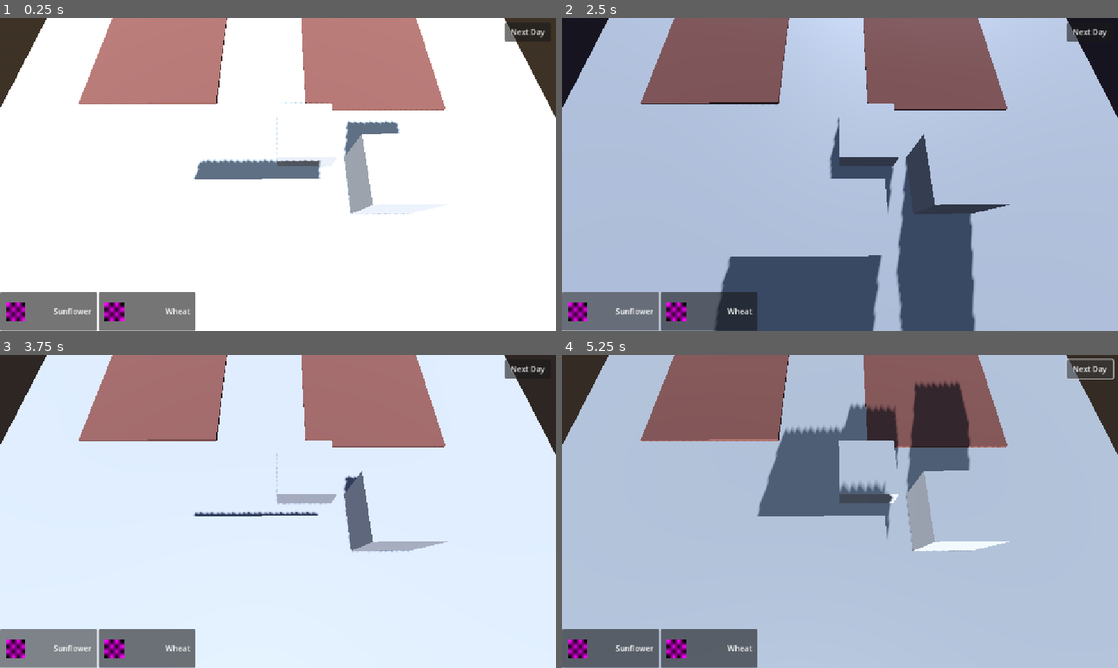
Above: before the commit, frames 1-4 (two rows, left to right).
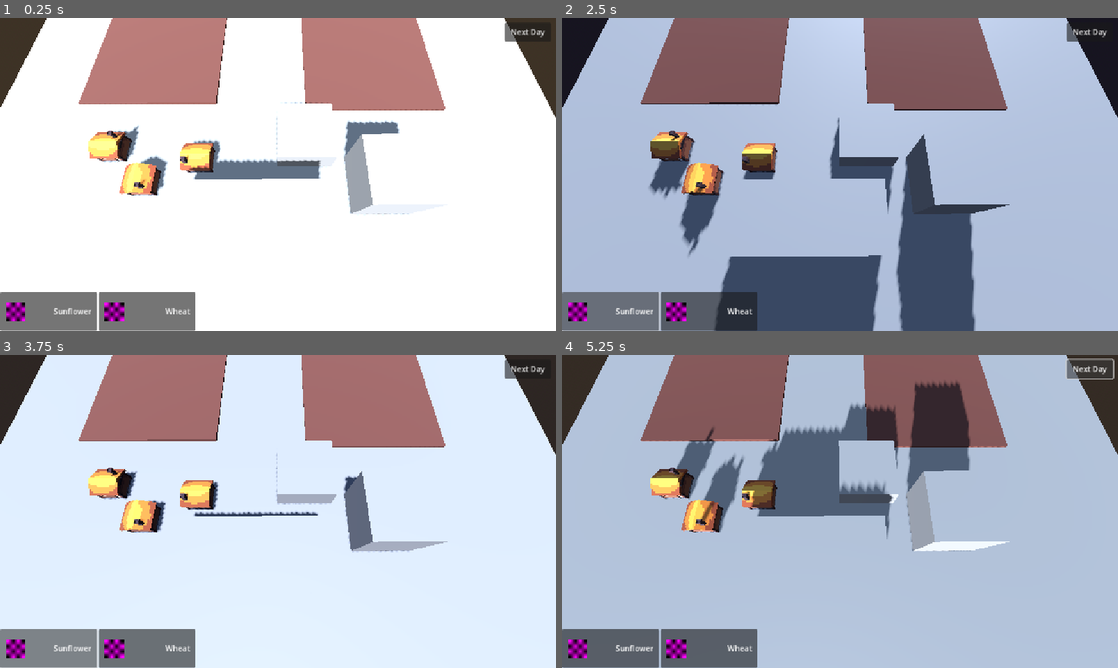
Above: after the commit, the same moments.

Repository: ToBinio/secrets-of-soil
Game: Godot game, scene res://scenes/main.tscn
Two runs of this game, one before a commit and one after it. Both use one fixed random seed, a clock stepped at 60 frames per second and the inputs below.
Inputs:
- Up to frame 1 (0.25 s): no input
- Up to frame 2 (2.5 s): click "Next Day" at 0.5 s; click "Next Day" at 1.25 s; click "Sunflower" at 2 s
- Up to frame 3 (3.75 s): click "Wheat" at 2.75 s; click "Sunflower" at 3.5 s
- Up to frame 4 (5.25 s): click "Wheat" at 4.25 s; click "Next Day" at 5 s

The runs differ from the first frame. In frame 1, 2.2% of the frame differs, in the area x 15-40%, y 34-57%; in frame 2, 3.3%; in frame 3, 2.0%; in frame 4, 3.4%, in the area x 15-39%, y 23-57%.

Commit message:
add small houses

Diff:
--- a/scenes/main.tscn
+++ b/scenes/main.tscn
@@ -6,6 +6,7 @@
 [ext_resource type="Script" uid="uid://cb4ftraq7hg1l" path="res://scripts/ui/next_day.gd" id="2_jyhfs"]
 [ext_resource type="PackedScene" uid="uid://cec3esephtkpq" path="res://scenes/ui/info.tscn" id="3_sugp2"]
 [ext_resource type="PackedScene" uid="uid://cheyy73j6p542" path="res://scenes/ui/plant_list.tscn" id="4_tefeu"]
+[ext_resource type="PackedScene" uid="uid://dyc8nhwgqib5g" path="res://assets/houses/housA/houseA.gltf" id="7_o6xl0"]
 
 [sub_resource type="Animation" id="Animation_sugp2"]
 resource_name = "DayNightCycle"
@@ -204,4 +205,13 @@
 [node name="World" parent="." instance=ExtResource("1_o5qli")]
 transform = Transform3D(0.999998, -0.000154248, 0.00215105, 0.00014794, 0.999996, 0.00292046, -0.00215149, -0.00292013, 0.999993, 0, 0, 0)
 
+[node name="blockbench_export" parent="." instance=ExtResource("7_o6xl0")]
+transform = Transform3D(1, 0, 0, 0, 1, 0, 0, 0, 1, -4.03503, 0, 5.45763)
+
+[node name="blockbench_export2" parent="." instance=ExtResource("7_o6xl0")]
+transform = Transform3D(0.00110168, -0.000519934, -0.999999, 0.000429185, 1, -0.000519461, 0.999999, -0.000428612, 0.0011019, -2.37344, 0, 4.71275)
+
+[node name="blockbench_export3" parent="." instance=ExtResource("7_o6xl0")]
+transform = Transform3D(-0.00619581, -0.00284205, 0.999977, 0.00205085, 0.999994, 0.00285481, -0.999979, 0.00206849, -0.00618994, -5.24533, 0, 4.32433)
+
 [connection signal="pressed" from="Ui/NextDay/Button" to="Ui/NextDay" method="_on_next_day_button_pressed"]
--- a/scenes/plant/click_clear_component.tscn
+++ b/scenes/plant/click_clear_component.tscn
@@ -4,7 +4,7 @@
 
 [sub_resource type="CylinderShape3D" id="CylinderShape3D_rwuwh"]
 height = 0.1
-radius = 1.0
+radius = 1.5
 
 [node name="ClickClearComponent" type="Area3D"]
 script = ExtResource("1_rwuwh")
Not shown, added: assets/houses/housA/houseA.gltf
Not shown, added: assets/houses/housA/houseA.gltf.import
Binary file added: assets/houses/housA/houseA_0.png
Not shown, added: assets/houses/housA/houseA_0.png.import
Not shown: 1 places in scenes/main.tscn that only renumber resources
Not shown, added: assets/houses/housA/houseA.bbmodel
